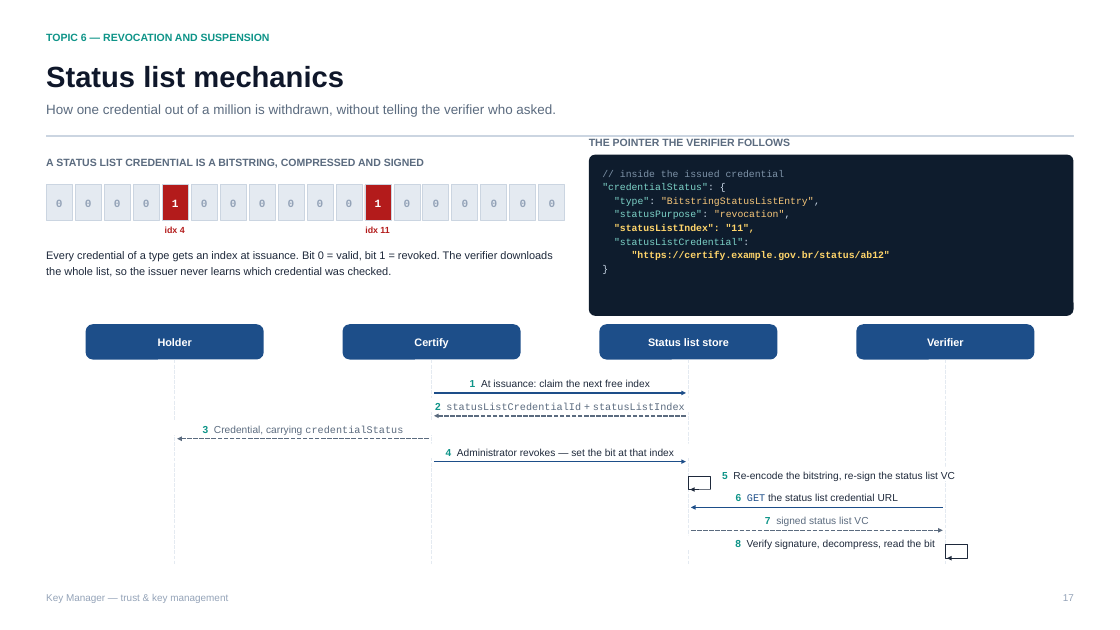
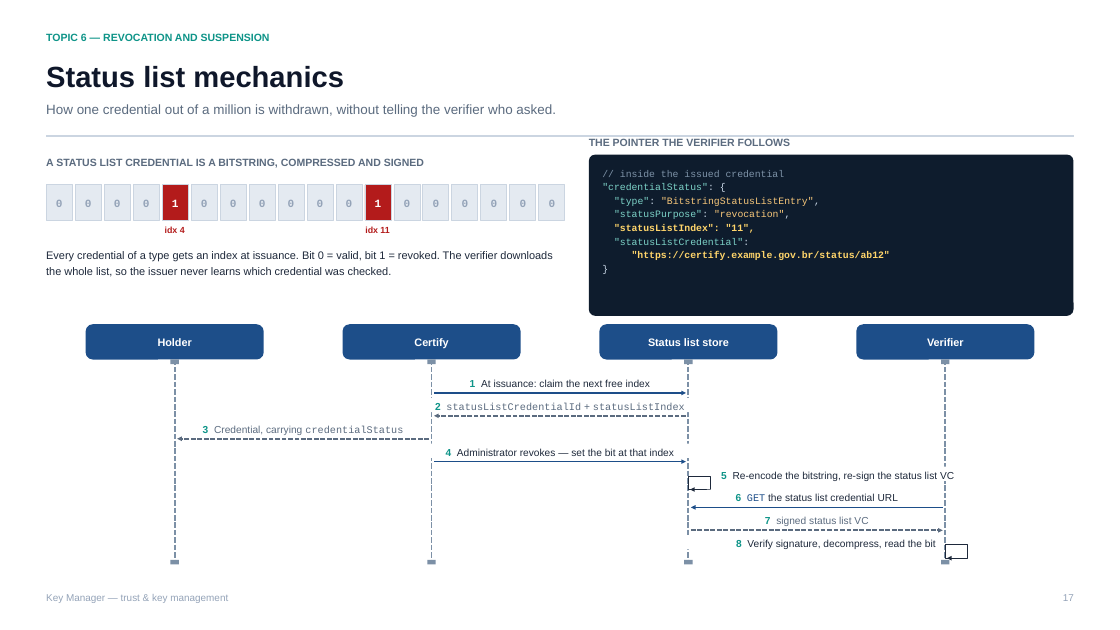
Before and after one commit to abhip2565/abhip2565, a slide deck: slide 17 of inji-training-deck/Inji-Key-Manager-Deep-Dive-Dataprev-Day1.pptx. Drawn at 1120x630 pixels with LibreOffice and Linux fonts; fonts in the diff are those of the drawing. Boxes give left, top, right and bottom in pixels: in the first picture for what was removed or moved away, otherwise in the second. Text is boxed around its words. In the diff, an @@ line names an element or a change of style, - is before the commit and + after.

```diff
--- a/inji-training-deck/Inji-Key-Manager-Deep-Dive-Dataprev-Day1.pptx
+++ b/inji-training-deck/Inji-Key-Manager-Deep-Dive-Dataprev-Day1.pptx
@@ rectangle added at (x1=171, y1=360, x2=179, y2=365), fill #7C90A6 @@
@@ line (175, 360) - (175, 565): stroke #E4EAF1 1.1 pt dashed to #7C90A6 1.6 pt dashed @@
@@ rectangle added at (x1=428, y1=360, x2=436, y2=365), fill #7C90A6 @@
@@ line moved from (689, 360) - (689, 565) to (432, 360) - (432, 565) @@
@@ line (432, 360) - (432, 565): stroke #E4EAF1 1.1 pt dashed to #7C90A6 1.6 pt dashed @@
@@ line removed from (432, 360) to (432, 565) @@
@@ rectangle added at (x1=685, y1=360, x2=693, y2=365), fill #7C90A6 @@
@@ line added from (689, 360) to (689, 565), #7C90A6 1.6 pt dashed @@
@@ rectangle added at (x1=941, y1=360, x2=949, y2=365), fill #7C90A6 @@
@@ line (945, 360) - (945, 565): stroke #E4EAF1 1.1 pt dashed to #7C90A6 1.6 pt dashed @@
@@ rectangle resized from (x1=407, y1=398, x2=714, y2=413) to (x1=418, y1=398, x2=702, y2=413) @@
@@ arrow (434, 393) - (686, 393): stroke #1D4E89 1.3 pt to #1D4E89 1.4 pt @@
@@ arrow (686, 416) - (434, 416): stroke #5B6B7F 1.3 pt dashed to #5B6B7F 1.4 pt dashed @@
@@ arrow (429, 439) - (177, 439): stroke #5B6B7F 1.3 pt dashed to #5B6B7F 1.4 pt dashed @@
@@ rectangle resized from (x1=172, y1=421, x2=434, y2=435) to (x1=179, y1=421, x2=427, y2=435) @@
@@ arrow (434, 462) - (686, 462): stroke #1D4E89 1.3 pt to #1D4E89 1.4 pt @@
@@ rectangle resized from (x1=718, y1=466, x2=1038, y2=481) to (x1=718, y1=466, x2=1026, y2=481) @@
@@ arrow (943, 507) - (691, 507): stroke #1D4E89 1.3 pt to #1D4E89 1.4 pt @@
@@ rectangle resized from (x1=699, y1=490, x2=934, y2=504) to (x1=707, y1=490, x2=927, y2=504) @@
@@ rectangle resized from (x1=670, y1=535, x2=941, y2=549) to (x1=681, y1=535, x2=941, y2=549) @@
@@ arrow (691, 530) - (943, 530): stroke #5B6B7F 1.3 pt dashed to #5B6B7F 1.4 pt dashed @@
@@ rectangle added at (x1=171, y1=560, x2=179, y2=565), fill #7C90A6 @@
@@ rectangle added at (x1=428, y1=560, x2=436, y2=565), fill #7C90A6 @@
@@ rectangle added at (x1=685, y1=560, x2=693, y2=565), fill #7C90A6 @@
@@ rectangle added at (x1=941, y1=560, x2=949, y2=565), fill #7C90A6 @@
```
Also in this commit, not shown: 2 other slides changed, 2 other files.
